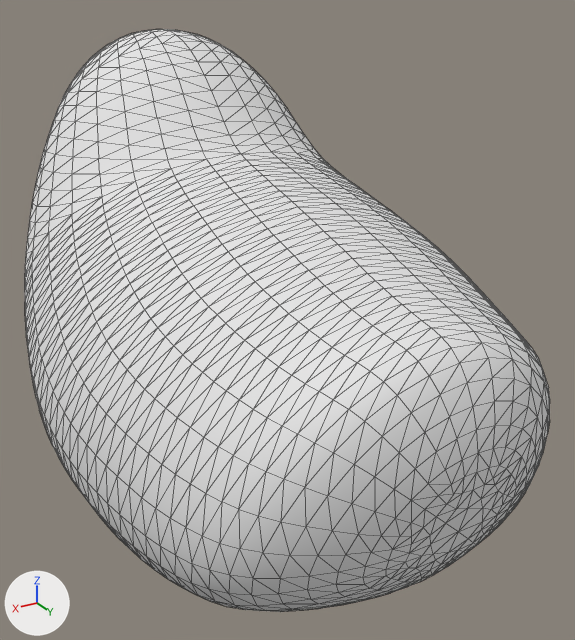
Renders of the OBJ model assets/models/bird.obj from each side of a commit.
Rendered twice from a camera (50 mm lens) standing at (2.5, 5.17, 4.1) and looking at (-0.29, 0.51, 1.77). Lighting does not change. The marker at lower left points along +X, +Y and +Z. Mesh edges are drawn as thin lines. Where no turn or scale is listed for an object, it has been applied to the vertices.

The older version as bpy lines, for what is in view:
```python
me_bird_decoration_004 = bpy.data.meshes.new('bird_decoration.004')
me_bird_decoration_004.from_pydata(...)  # 1922 vertices, 3840 faces; spans x -1.53..1.53, y -2.21..2.77, z 0.0..3.74
me_bird_decoration_004.materials.append(mat_material)  # white #e7e7e7
ob_bird_decoration_004 = bpy.data.objects.new('bird_decoration.004', me_bird_decoration_004)
ob_bird_decoration_004.location = (0.0, 0.0, 0.0)
```
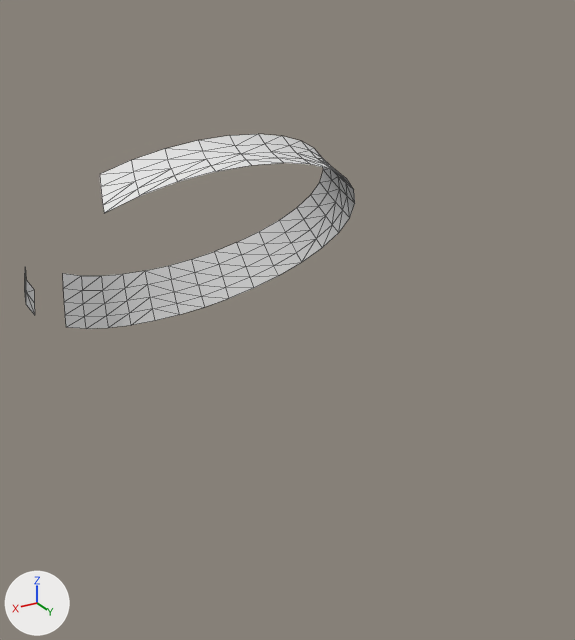
Commit message: corrupted bird

Pixel boxes [x1, y1, x2, y2] of what changed, in the pictures (575 x 640 px):
'bird_decoration.004', reshaped
    before: [25, 29, 550, 612]
    after: [25, 134, 355, 329]
part 1 of me_bird_decoration_004, deleted
    before: [252, 358, 550, 612]

What changed in the scene script:
```text
Change me_bird_decoration_004:
    used by ob_bird_decoration_004; location = (0.0, 0.0, 0.0)
    remove me_bird_decoration_004.from_pydata(...)  # 1922 vertices, 3840 faces; spans x -1.53..1.53, y -2.21..2.77, z 0.0..3.74
    add me_bird_decoration_004.from_pydata(...)  # 1638 vertices, 200 faces; spans x -1.53..1.53, y -2.21..2.62, z 0.0..3.74
    me_bird_decoration_004 part 1: 209 vertices removed from x -0.91..0.89, y 2.03..2.77, z 0.52..2.3
```
